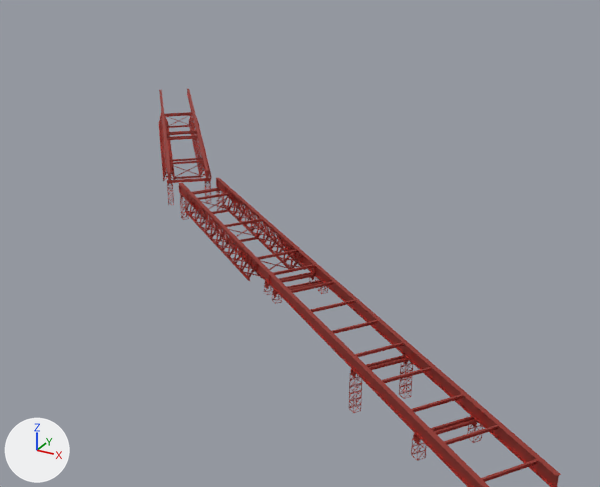
Two versions of the Blender file Assets/01_Models/02_Static/PP_EstructurasFaena_Unity.blend, one commit apart.
Camera for both pictures: a 50 mm lens placed at (206.4, -256.2, 56.3), pointed at (142.1, -139.3, -2.2). The lights are fixed; the arrows at lower left show +X, +Y and +Z.

In view in the first picture: 'IfcPlate/REF.022', 'IfcPlate/REF.023', 'IfcPlate/REF.024', 'IfcPlate/REF.025', 'IfcPlate/REF.042', 'IfcPlate/REF.043', 'IfcPlate/REF.048', 'IfcPlate/REF.062', 'Viga1200', 'Viga1200.001', 'Viga1200.002', 'Viga1200.003', 'entramado.002', 'entramado.003'.
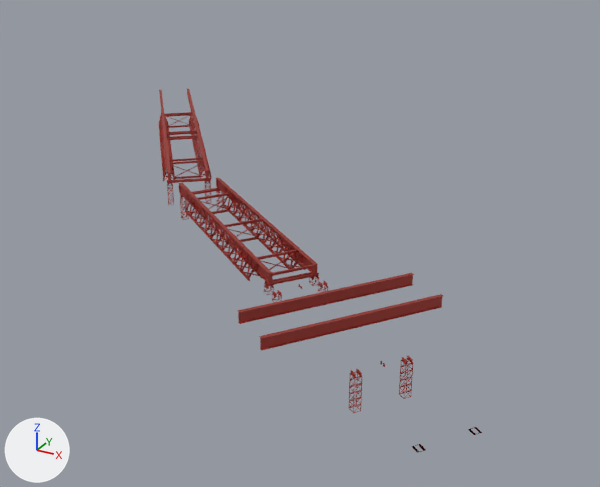
Changed parts and their boxes [x1, y1, x2, y2] in the pictures (600 x 487 px):
'Viga1200.003', moved, turned: before [269, 273, 360, 373]; after [259, 294, 443, 350]
'Viga1200.002', moved, turned: before [314, 264, 412, 359]; after [237, 273, 414, 324]
'Viga1200', rescaled (not visible afterwards): before [408, 346, 561, 487]
'Viga1200.001', rescaled (not visible afterwards): before [356, 360, 489, 487]
'IfcPlate/REF.062', rescaled (not visible afterwards): before [355, 342, 538, 482]
'IfcPlate/REF.043', rescaled (not visible afterwards): before [290, 281, 378, 334]
'IfcPlate/REF.022', rescaled (not visible afterwards): before [416, 419, 478, 441]
'IfcPlate/REF.023', rescaled (not visible afterwards): before [413, 416, 474, 438]
'IfcPlate/REF.024', rescaled (not visible afterwards): before [353, 358, 409, 375]
'entramado.002', rescaled: before [411, 435, 426, 461]; after [412, 444, 426, 453]
'IfcPlate/REF.025', rescaled (not visible afterwards): before [351, 355, 406, 372]
'entramado.003', rescaled: before [467, 422, 483, 443]; after [468, 427, 482, 435]
'IfcPlate/REF.048', rescaled (not visible afterwards): before [272, 280, 321, 292]
'IfcPlate/REF.042', rescaled (not visible afterwards): before [274, 282, 322, 294]

The change in detail:
Object 'Viga1200' (ob_viga1200) is rescaled from (1.0, 1.0, 1.0) to (0.0, 0.0, 0.0).
Object 'Viga1200.001' (ob_viga1200_001) is rescaled from (1.0, 1.0, 1.0) to (0.0, 0.0, 0.0).
Object 'IfcPlate/REF.062' (ob_ifcplate_ref_062) is rescaled from (1.0, 1.0, 1.0) to (0.0, 0.0, 0.0).
Object 'entramado.002' (ob_entramado_002) is rescaled from (1.0, 1.0, 1.0) to (1.0, 1.0, 0.0).
Object 'entramado.003' (ob_entramado_003) is rescaled from (1.0, 1.0, 1.0) to (1.0, 1.0, 0.0).
Object 'IfcPlate/REF.022' (ob_ifcplate_ref_022) is rescaled from (1.0, 1.0, 1.0) to (0.0, 0.0, 0.0).
Object 'IfcPlate/REF.023' (ob_ifcplate_ref_023) is rescaled from (1.0, 1.0, 1.0) to (0.0, 0.0, 0.0).
Object 'IfcPlate/REF.024' (ob_ifcplate_ref_024) is rescaled from (1.0, 1.0, 1.0) to (1.0, 0.0233, 1.0).
Object 'IfcPlate/REF.025' (ob_ifcplate_ref_025) is rescaled from (1.0, 1.0, 1.0) to (1.0, 0.0233, 1.0).
Object 'IfcPlate/REF.043' (ob_ifcplate_ref_043) is rescaled from (1.0, 1.0, 1.0) to (0.0, 0.0, 0.0).
Object 'Viga1200.002' (ob_viga1200_002) moves from (167.1, -169.2, 5.6) to (163.9, -171.1, 7.1).
Object 'Viga1200.002' (ob_viga1200_002) turns from (0, 0, 144) to (0, 0, 234) degrees about x, y and z.
Object 'Viga1200.003' (ob_viga1200_003) moves from (163.0, -174.8, 5.6) to (169.5, -175.2, 7.1).
Object 'Viga1200.003' (ob_viga1200_003) turns from (0, 0, 144) to (0, 0, 234) degrees about x, y and z.
Object 'IfcPlate/REF.042' (ob_ifcplate_ref_042) is rescaled from (1.0, 1.0, 1.0) to (1.0, 0.0233, 1.0).
Object 'IfcPlate/REF.048' (ob_ifcplate_ref_048) is rescaled from (1.0, 1.0, 1.0) to (1.0, 0.0233, 1.0).
